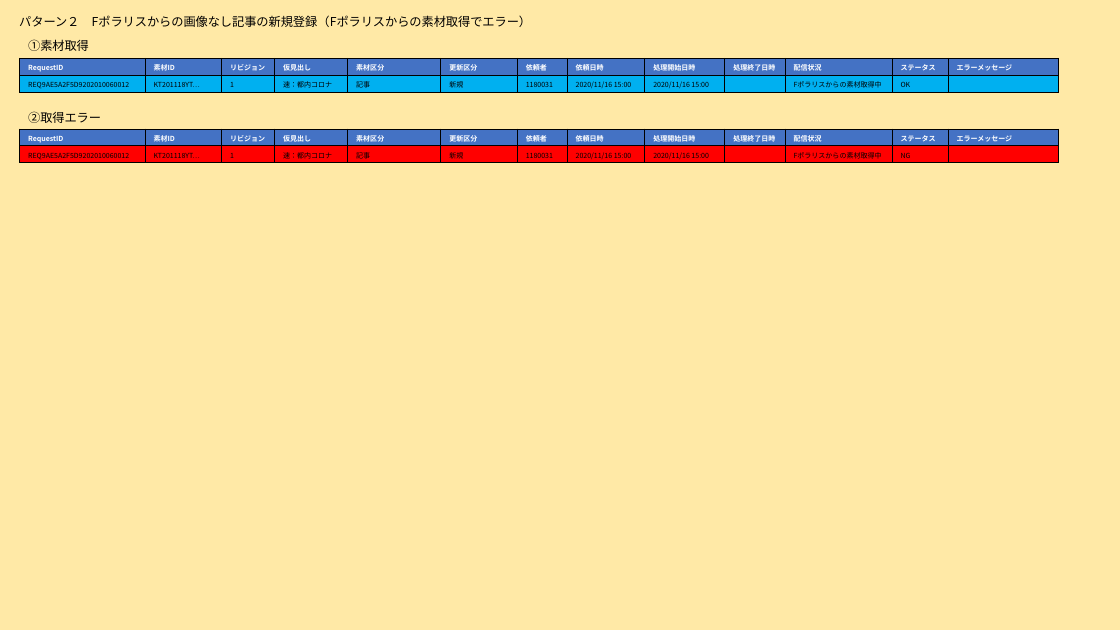
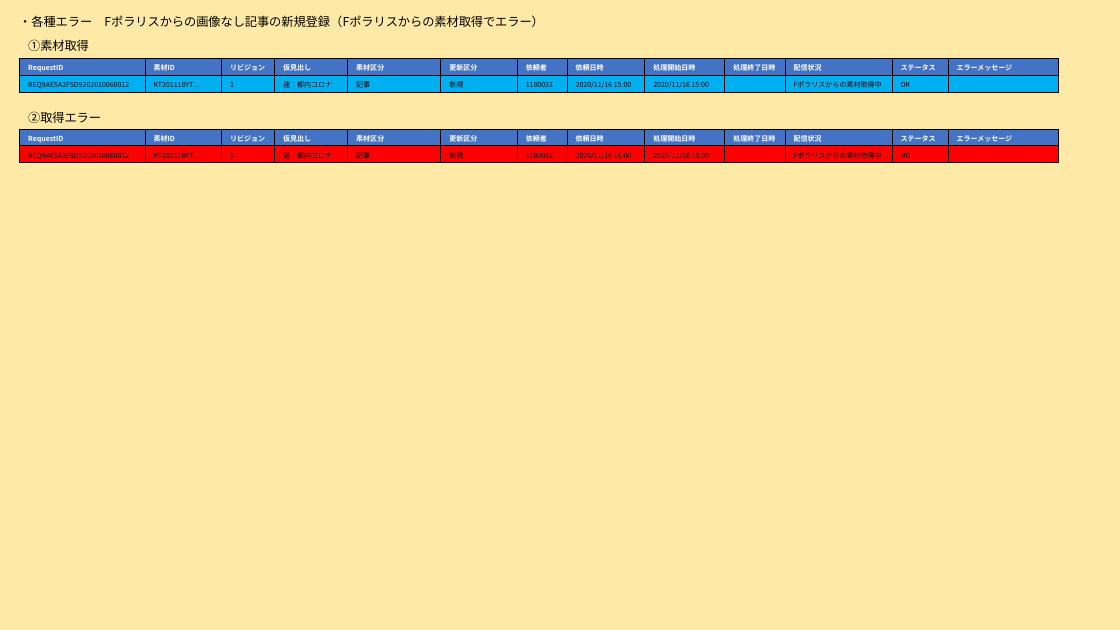
Before and after one commit to TKBTK48/JBSTexrBook, a slide deck: slide 13 of （たたき台）履歴の検討_v2.pptx (slide 5 before the commit). Drawn at 1120x630 pixels with LibreOffice and Linux fonts; fonts in the diff are those of the drawing. Boxes give left, top, right and bottom in pixels: in the first picture for what was removed or moved away, otherwise in the second. Text is boxed around its words. In the diff, an @@ line names an element or a change of style, - is before the commit and + after.

```diff
--- a/（たたき台）履歴の検討_v2.pptx
+++ b/（たたき台）履歴の検討_v2.pptx
@@ text at box(19, 15, 543, 27): text changed @@
-パターン２ Fポラリスからの画像なし記事の新規登録（Fポラリスからの素材取得でエラー）
+・各種エラー Fポラリスからの画像なし記事の新規登録（Fポラリスからの素材取得でエラー）
```
Also in this commit, not shown: 8 other slides changed, 21 slides added, 1 slide removed.
